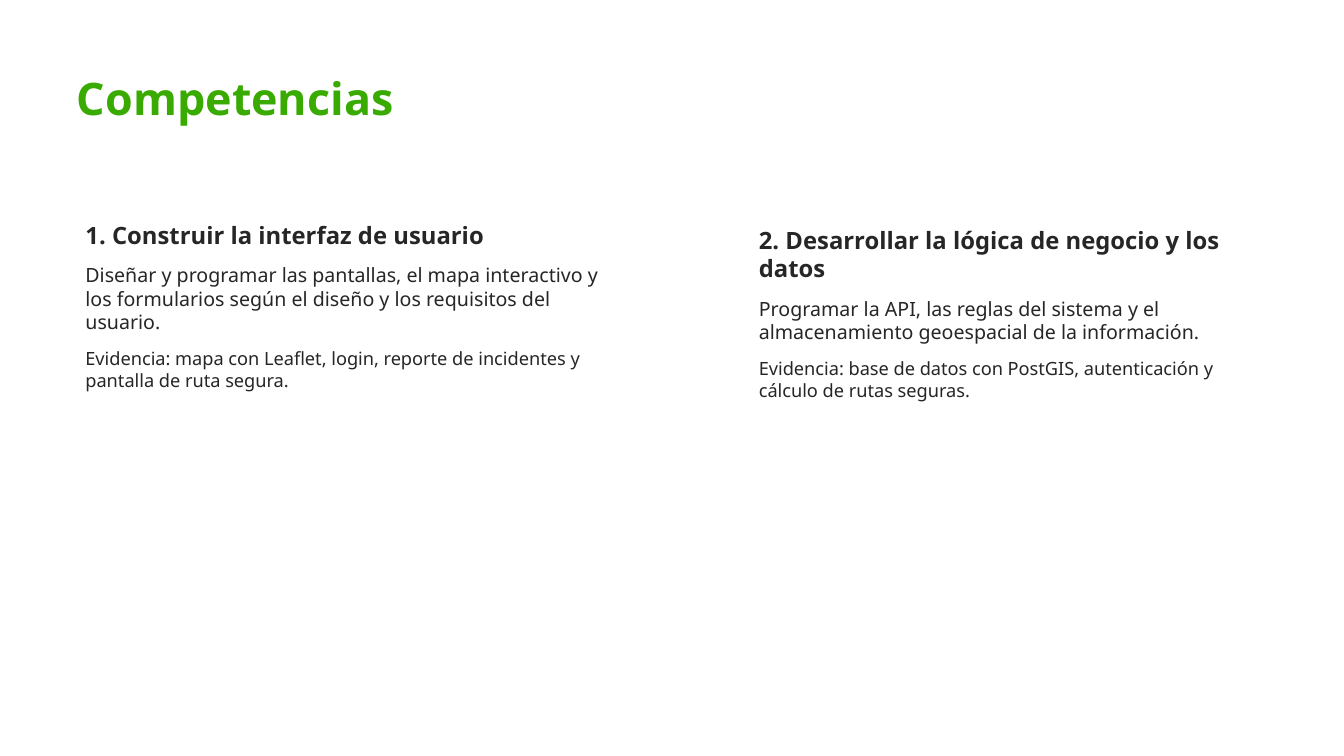
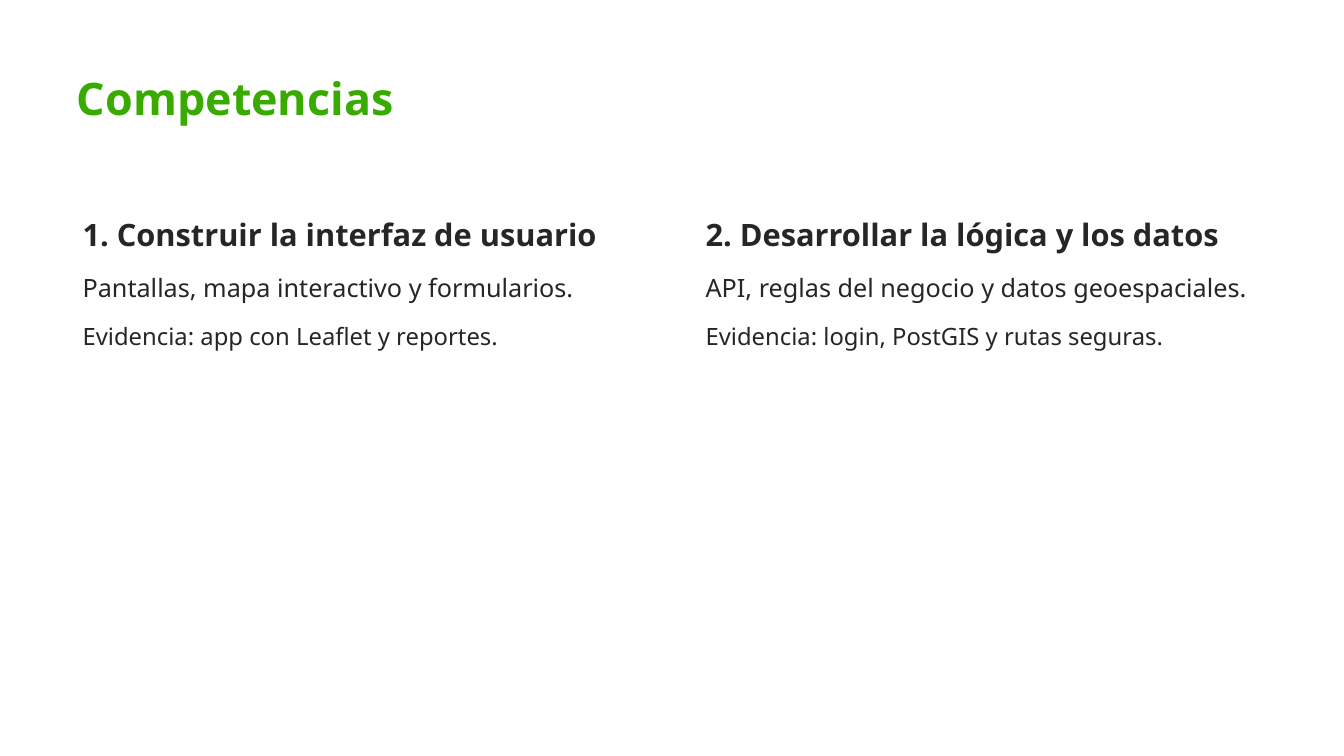
Before and after one commit to gabycastabaryo3-cmd/media-tecnica, a slide deck: slide 6 of docs/presentacion.pptx. Drawn at 1344x756 pixels with LibreOffice and Linux fonts; fonts in the diff are those of the drawing; background and template pictures are left out. Boxes give left, top, right and bottom in pixels: in the first picture for what was removed or moved away, otherwise in the second. Text is boxed around its words. In the diff, an @@ line names an element or a change of style, - is before the commit and + after.

```diff
--- a/docs/presentacion.pptx
+++ b/docs/presentacion.pptx
@@ text "1. Construir la interfaz de ..." at <box>83,222,597,351</box>: vertical alignment middle to top @@
@@ text at <box>83,222,597,247</box>: size 17 to 22 pt in "1. Construir la interfaz de usuario"; more space between paragraphs @@
@@ text "2. Desarrollar la lógica y ..." at <box>706,222,1246,351</box>: vertical alignment middle to top @@
@@ text at <box>706,222,1246,351</box>: text changed; size 14 to 18 pt @@
-2. Desarrollar la lógica de negocio y los datos
-Programar la API, las reglas del sistema y el almacenamiento geoespacial de la información.
-Evidencia: base de datos con PostGIS, autenticación y cálculo de rutas seguras.
+2. Desarrollar la lógica y los datos
+API, reglas del negocio y datos geoespaciales.
+Evidencia: login, PostGIS y rutas seguras.
@@ text at <box>83,277,573,351</box>: text changed; size 14 to 18 pt @@
-Diseñar y programar las pantallas, el mapa interactivo y los formularios según el diseño y los requisitos del usuario.
-Evidencia: mapa con Leaflet, login, reporte de incidentes y pantalla de ruta segura.
+Pantallas, mapa interactivo y formularios.
+Evidencia: app con Leaflet y reportes.
```
Also in this commit, not shown: 8 other slides changed, 2 other files.
